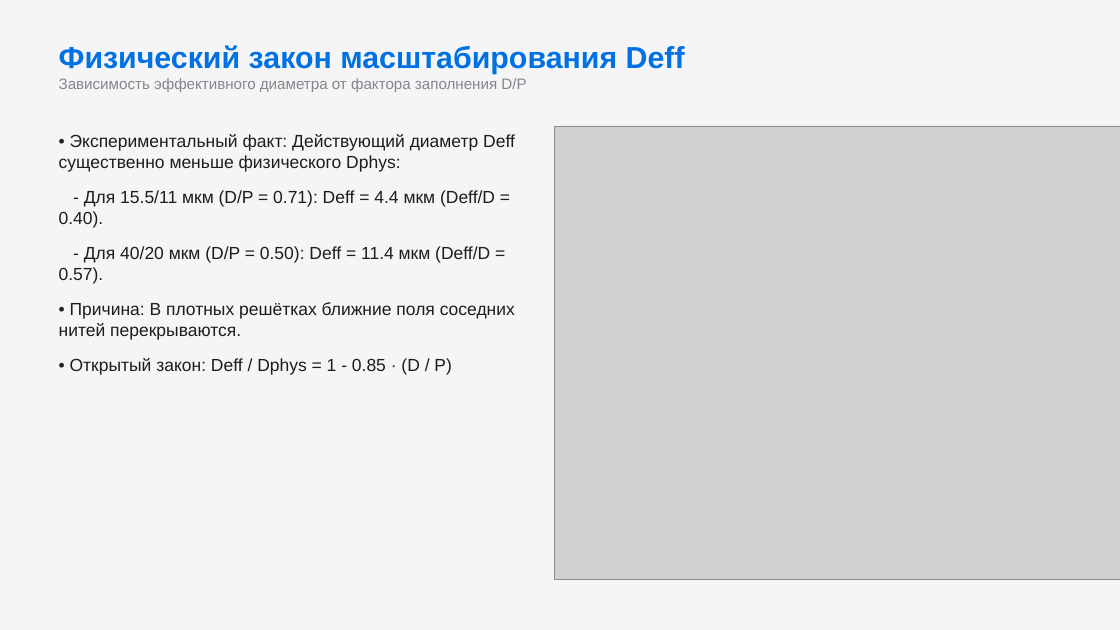
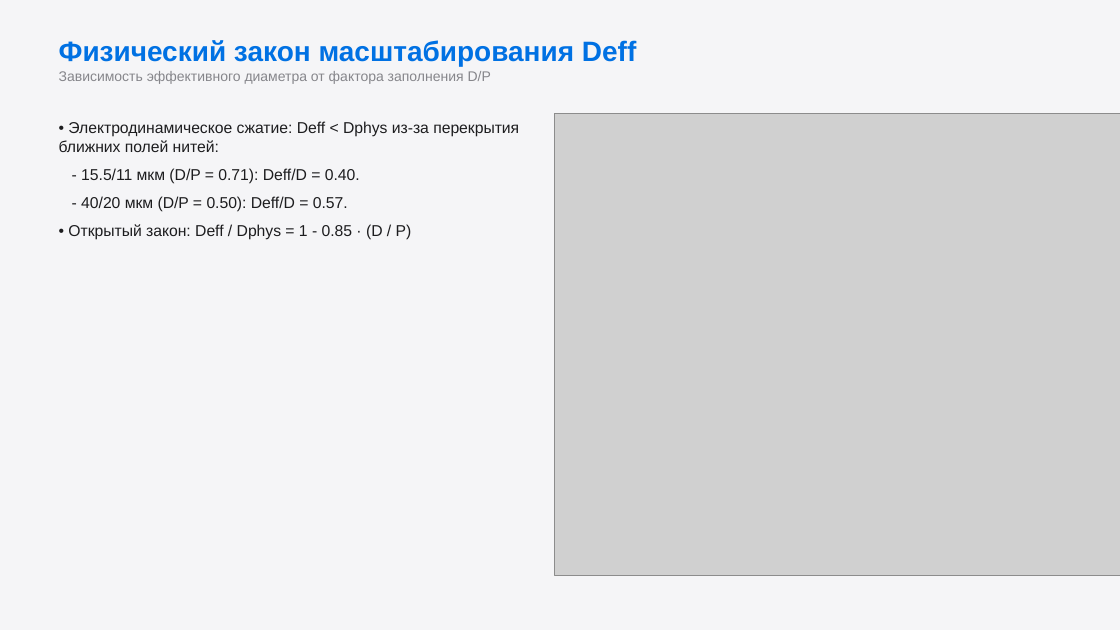
Before and after one commit to brattri3/THz-Unified-Optimizer, a slide deck: slide 6 of docs/artifacts/presentation_v2.pptx. Drawn at 1120x630 pixels with LibreOffice and Linux fonts; fonts in the diff are those of the drawing; grey boxes stand for pictures. Boxes give left, top, right and bottom in pixels: in the first picture for what was removed or moved away, otherwise in the second. Text is boxed around its words. In the diff, an @@ line names an element or a change of style, - is before the commit and + after.

Commit message:
Уменьшен размер шрифта и полей в презентации, полностью устранено вылезание текста

```diff
--- a/docs/artifacts/presentation_v2.pptx
+++ b/docs/artifacts/presentation_v2.pptx
@@ text "Физический закон масштабирования Deff" at (x1=59, y1=40, x2=636, y2=84): size 26 to 24 pt in "Физический закон масштабирования Deff"; size 13 to 12 pt in "Зависимость эффективного диаметра от фактора заполнения D/P" @@
@@ text "• Электродинамическое сжатие: Deff < ..." moved from (x1=59, y1=134, x2=515, y2=375) to (x1=59, y1=121, x2=519, y2=240) @@
@@ picture resized from (x1=555, y1=126, x2=1120, y2=580) to (x1=555, y1=113, x2=1120, y2=576) @@
@@ text at (x1=59, y1=121, x2=519, y2=212): text changed; size 15 to 13.5 pt @@
-• Экспериментальный факт: Действующий диаметр Deff существенно меньше физического Dphys:
-- Для 15.5/11 мкм (D/P = 0.71): Deff = 4.4 мкм (Deff/D = 0.40).
-- Для 40/20 мкм (D/P = 0.50): Deff = 11.4 мкм (Deff/D = 0.57).
-• Причина: В плотных решётках ближние поля соседних нитей перекрываются.
+• Электродинамическое сжатие: Deff < Dphys из-за перекрытия ближних полей нитей:
+- 15.5/11 мкм (D/P = 0.71): Deff/D = 0.40.
+- 40/20 мкм (D/P = 0.50): Deff/D = 0.57.
@@ text at (x1=68, y1=224, x2=412, y2=240): size 15 to 13.5 pt in "• Открытый закон: Deff / Dphys = ..."; less space between paragraphs @@
```
Also in this commit, not shown: 8 other slides changed, 4 other files.
